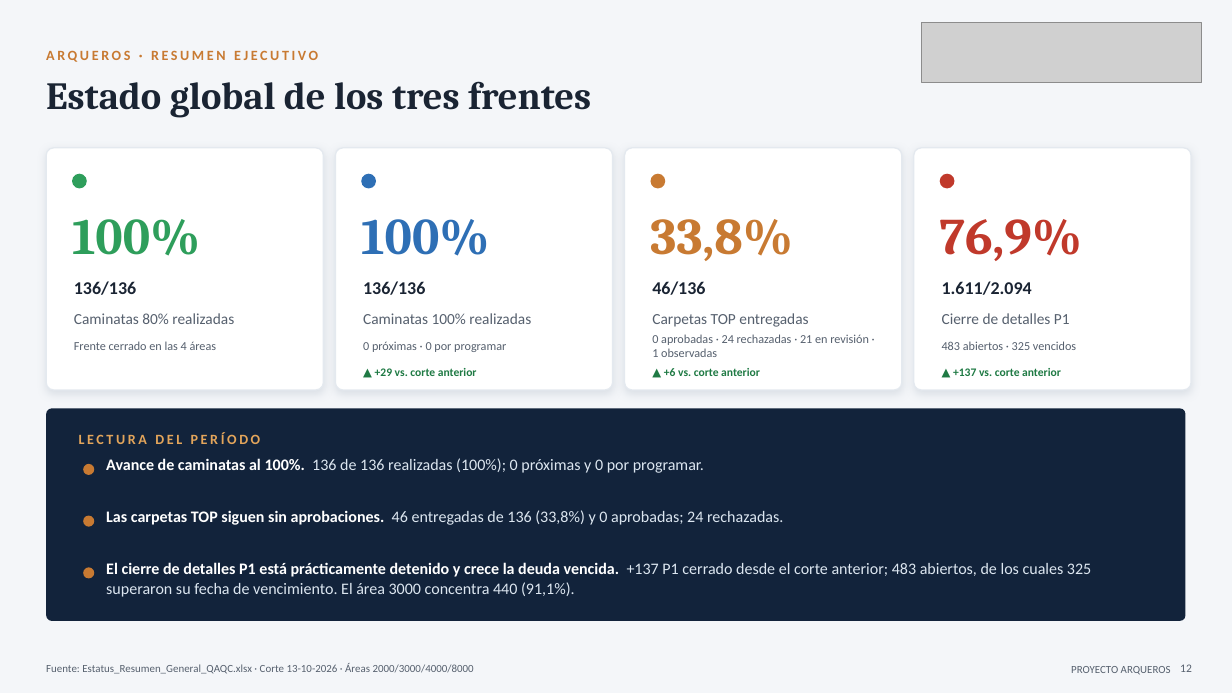
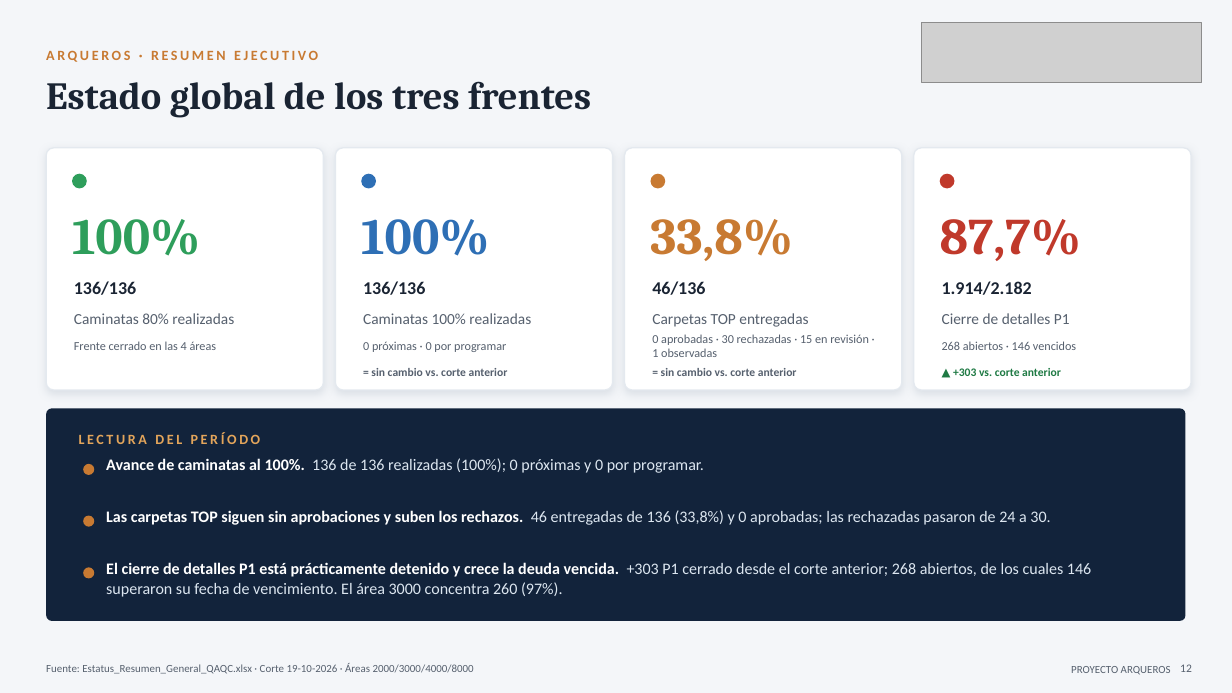
Before and after one commit to tdkvalex/Dashboard-HSEQ, a slide deck: slide 12 of panel_control_TOP_P1/Panel_Control_TOP_P1.pptx. Drawn at 1232x693 pixels with LibreOffice and Linux fonts; fonts in the diff are those of the drawing; grey boxes stand for pictures. Boxes give left, top, right and bottom in pixels: in the first picture for what was removed or moved away, otherwise in the second. Text is boxed around its words. In the diff, an @@ line names an element or a change of style, - is before the commit and + after.

```diff
--- a/panel_control_TOP_P1/Panel_Control_TOP_P1.pptx
+++ b/panel_control_TOP_P1/Panel_Control_TOP_P1.pptx
@@ text at bbox=[940, 219, 1081, 261]: text changed @@
-76,9%
+87,7%
@@ text at bbox=[942, 281, 1032, 295]: text changed @@
-1.611/2.094
+1.914/2.182
@@ text at bbox=[652, 334, 869, 357]: text changed @@
-0 aprobadas · 24 rechazadas · 21 en revisión · 1 observadas
+0 aprobadas · 30 rechazadas · 15 en revisión · 1 observadas
@@ text at bbox=[942, 341, 1076, 350]: text changed @@
-483 abiertos · 325 vencidos
+268 abiertos · 146 vencidos
@@ text at bbox=[371, 368, 508, 376]: text changed; text colour #1F7A44 to #56606E @@
-▲ +29 vs. corte anterior
+= sin cambio vs. corte anterior
@@ text at bbox=[661, 368, 797, 376]: text changed; text colour #1F7A44 to #56606E @@
-▲ +6 vs. corte anterior
+= sin cambio vs. corte anterior
@@ text at bbox=[953, 368, 1061, 376]: text changed @@
-▲ +137 vs. corte anterior
+▲ +303 vs. corte anterior
@@ text at bbox=[106, 510, 1050, 525]: text changed @@
-Las carpetas TOP siguen sin aprobaciones. 46 entregadas de 136 (33,8%) y 0 aprobadas; 24 rechazadas.
+Las carpetas TOP siguen sin aprobaciones y suben los rechazos. 46 entregadas de 136 (33,8%) y 0 aprobadas; las rechazadas pasaron de 24 a 30.
@@ text at bbox=[106, 562, 1091, 597]: text changed @@
-El cierre de detalles P1 está prácticamente detenido y crece la deuda vencida. +137 P1 cerrado desde el corte anterior; 483 abiertos, de los cuales 325 superaron su fecha de vencimiento. El área 3000 concentra 440 (91,1%).
+El cierre de detalles P1 está prácticamente detenido y crece la deuda vencida. +303 P1 cerrado desde el corte anterior; 268 abiertos, de los cuales 146 superaron su fecha de vencimiento. El área 3000 concentra 260 (97%).
```
Also in this commit, not shown: 16 other slides changed, 6 other files.
